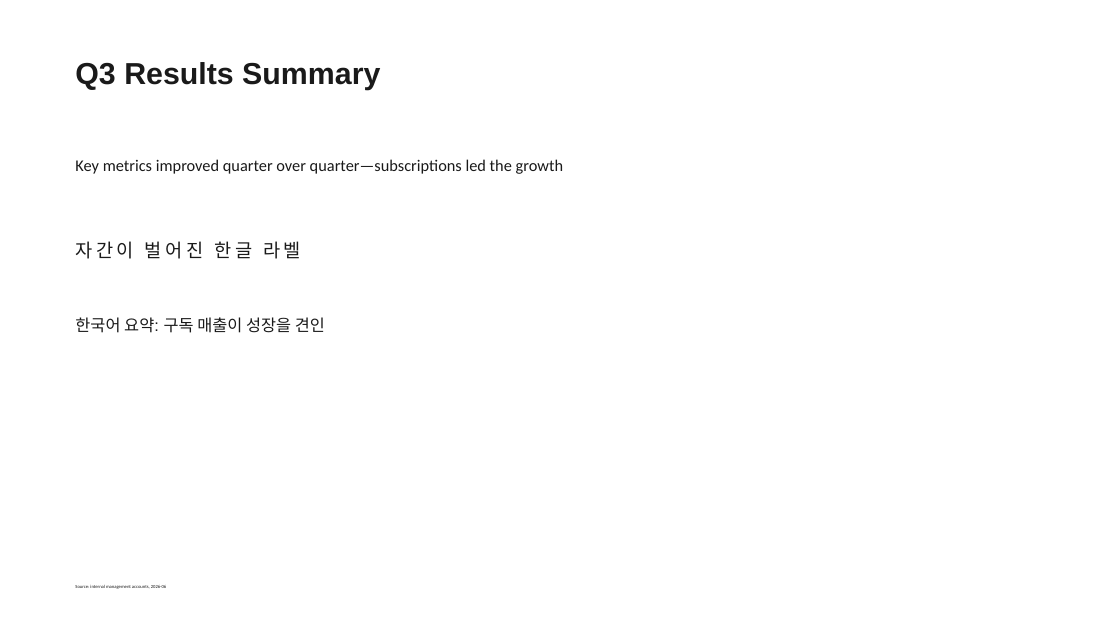
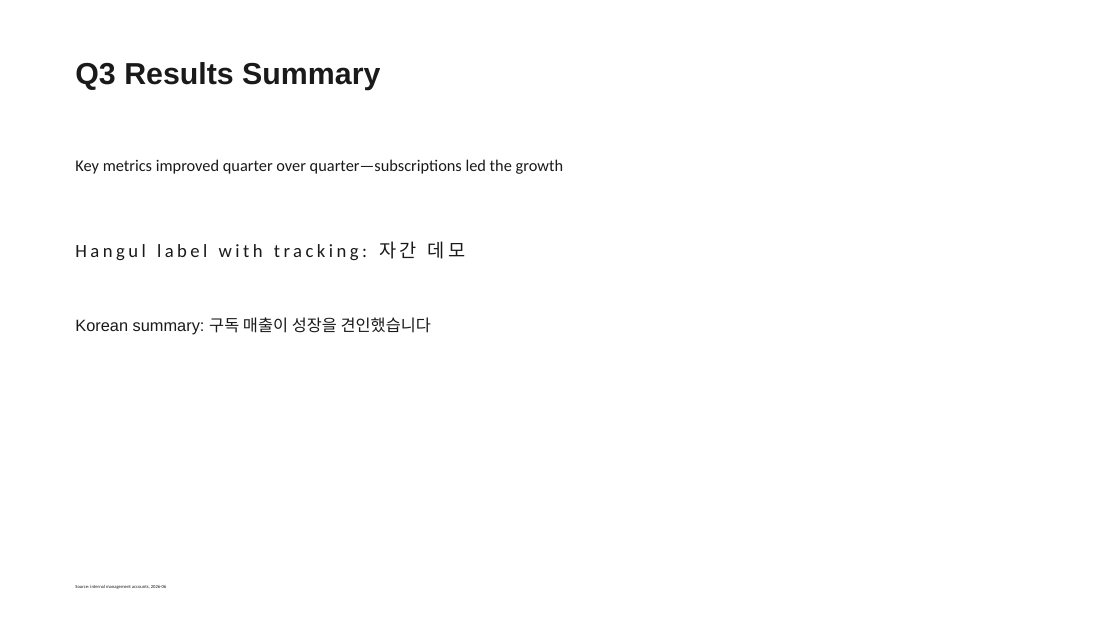
Before and after one commit to Love-Ash/archforge, a slide deck: slide 1 of examples/broken_en.pptx. Drawn at 1120x630 pixels with LibreOffice and Linux fonts; fonts in the diff are those of the drawing. Boxes give left, top, right and bottom in pixels: in the first picture for what was removed or moved away, otherwise in the second. Text is boxed around its words. In the diff, an @@ line names an element or a change of style, - is before the commit and + after.

Commit message:
Lead the demo deck's Hangul payload lines with English labels

```diff
--- a/examples/broken_en.pptx
+++ b/examples/broken_en.pptx
@@ text at box(75, 241, 466, 260): text changed @@
-자간이 벌어진 한글 라벨
+Hangul label with tracking: 자간 데모
@@ text at box(75, 317, 431, 334): text changed @@
-한국어 요약: 구독 매출이 성장을 견인
+Korean summary: 구독 매출이 성장을 견인했습니다
```
Also in this commit, not shown: 7 other files.
